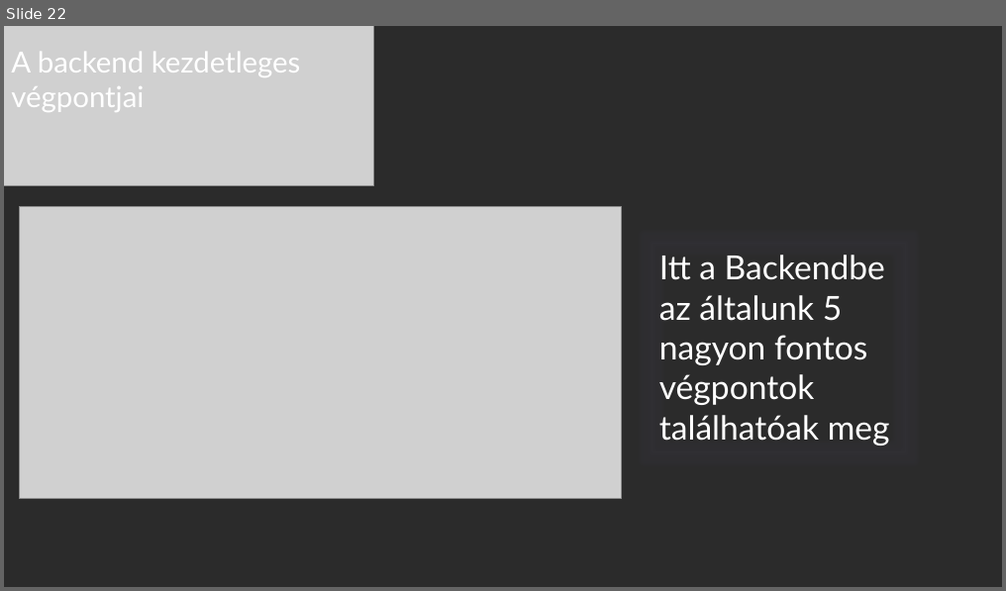
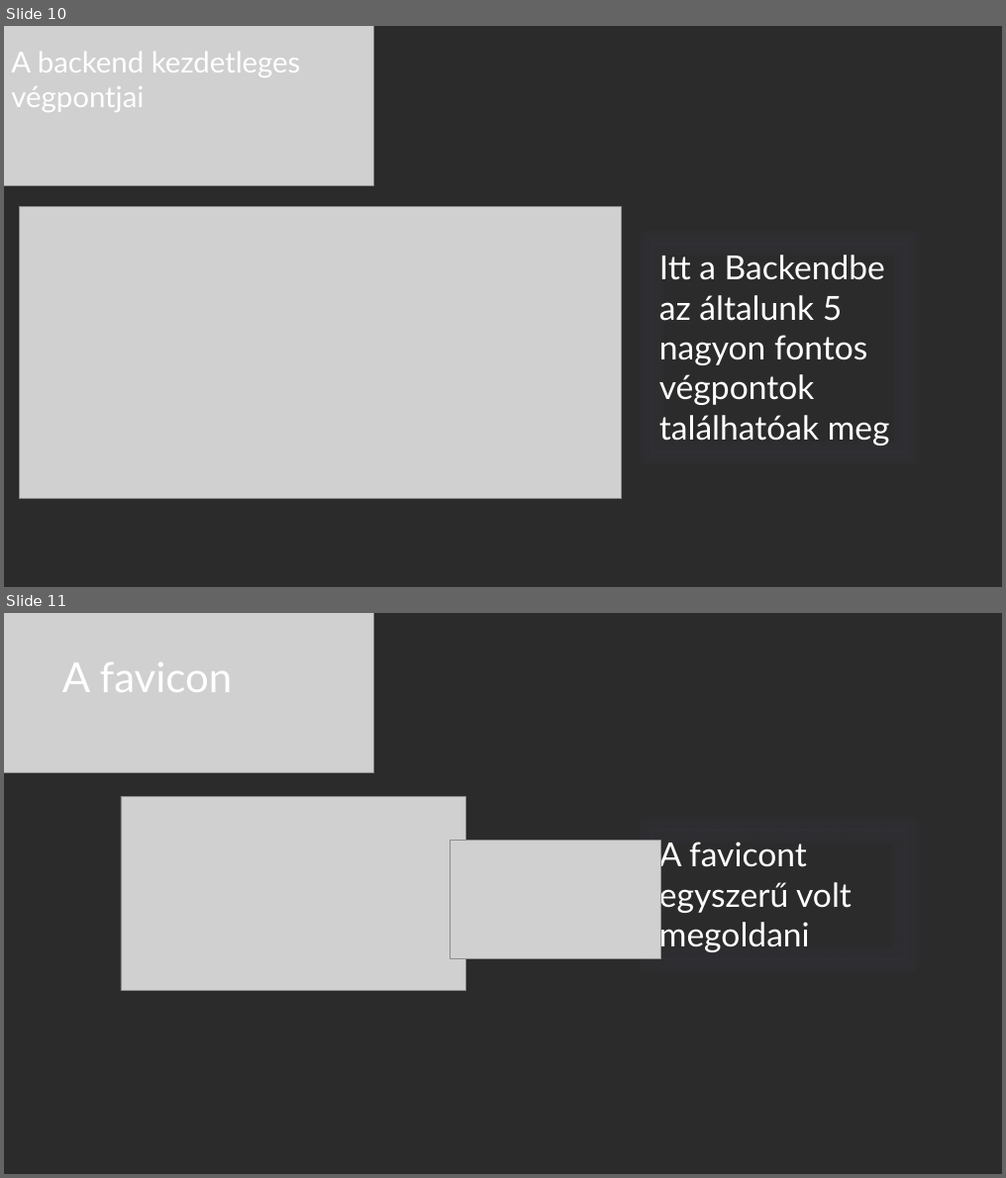
Before and after one commit to ponuzsr/vizsgaremek, a slide deck: Vizsgaremek_Ppt.pptx. Shown one above the other, each under a label of ours: slide 22 before the commit, slides 10 and 11 after it. The pictures are 1006x591 and 1006x1178 pixels, drawn with LibreOffice and Linux fonts; fonts in the diff are those of the drawing; grey boxes stand for pictures; background and template pictures are left out; a plain dark background stands for a picture behind light text. Boxes give left, top, right and bottom in pixels: in the first picture for what was removed or moved away, otherwise in the second. Text is boxed around its words. In the diff, an @@ line names an element or a change of style, - is before the commit and + after.

```diff
--- a/Vizsgaremek_Ppt.pptx
+++ b/Vizsgaremek_Ppt.pptx
@@ slide 11 added at box(4, 613, 1002, 1174), background picture (left out) @@
@@ picture added at box(4, 613, 373, 773) @@
@@ text added at box(62, 663, 233, 692), 40 pt, text #FFFFFF @@
+A favicon
@@ picture added at box(121, 796, 466, 990) @@
@@ picture added at box(450, 841, 660, 959) @@
@@ rectangle added at box(652, 830, 905, 959), outline #302F34 0.75 pt, 32 pt, text #FFFFFF @@
+A favicont egyszerű volt megoldani
@@ what was slide 22 is now slide 10 @@
```
Also in this commit, not shown: 5 slides changed, 1 other slide added.
